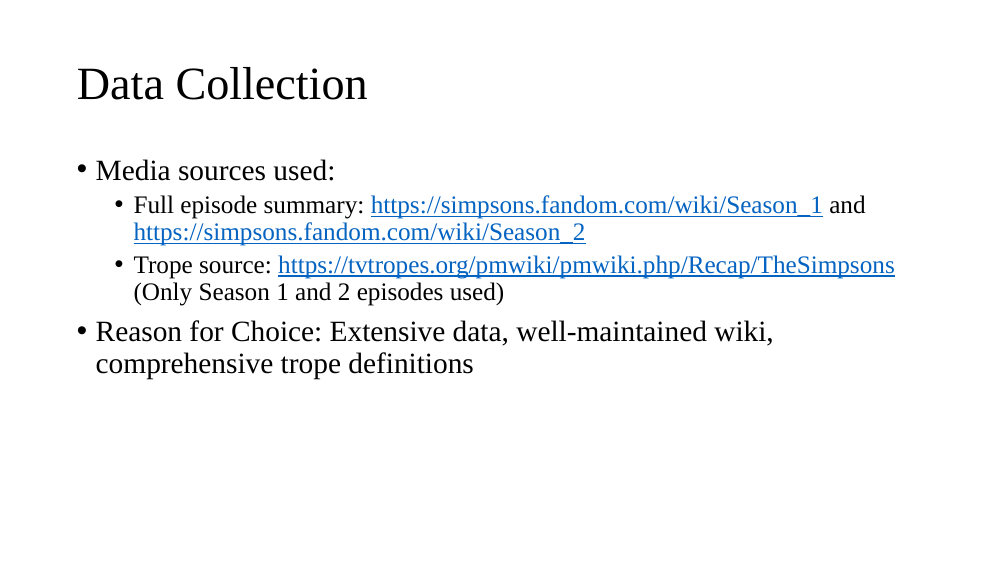
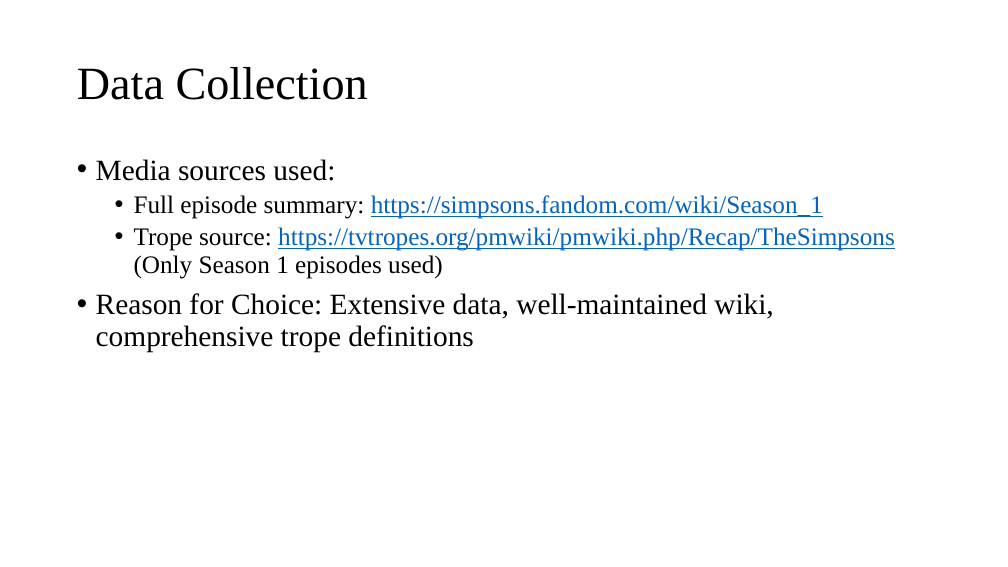
Before and after one commit to ivanchanzhengyang/Media-Trope-Scanner, a slide deck: slide 7 of Unveiling Tropes.pptx. Drawn at 1008x567 pixels with LibreOffice and Linux fonts; fonts in the diff are those of the drawing; background and template pictures are left out. Boxes give left, top, right and bottom in pixels: in the first picture for what was removed or moved away, otherwise in the second. Text is boxed around its words. In the diff, an @@ line names an element or a change of style, - is before the commit and + after.

```diff
--- a/Unveiling Tropes.pptx
+++ b/Unveiling Tropes.pptx
@@ text at <box>134,195,895,279</box>: text changed @@
-  • Full episode summary: https://simpsons.fandom.com/wiki/Season_1 and https://simpsons.fandom.com/wiki/Season_2
-  • Trope source: https://tvtropes.org/pmwiki/pmwiki.php/Recap/TheSimpsons (Only Season 1 and 2 episodes used)
+  • Full episode summary: https://simpsons.fandom.com/wiki/Season_1
+  • Trope source: https://tvtropes.org/pmwiki/pmwiki.php/Recap/TheSimpsons (Only Season 1 episodes used)
```
Also in this commit, not shown: 2 other slides changed, 4 slides added, 2 slides removed, 47 other files.
